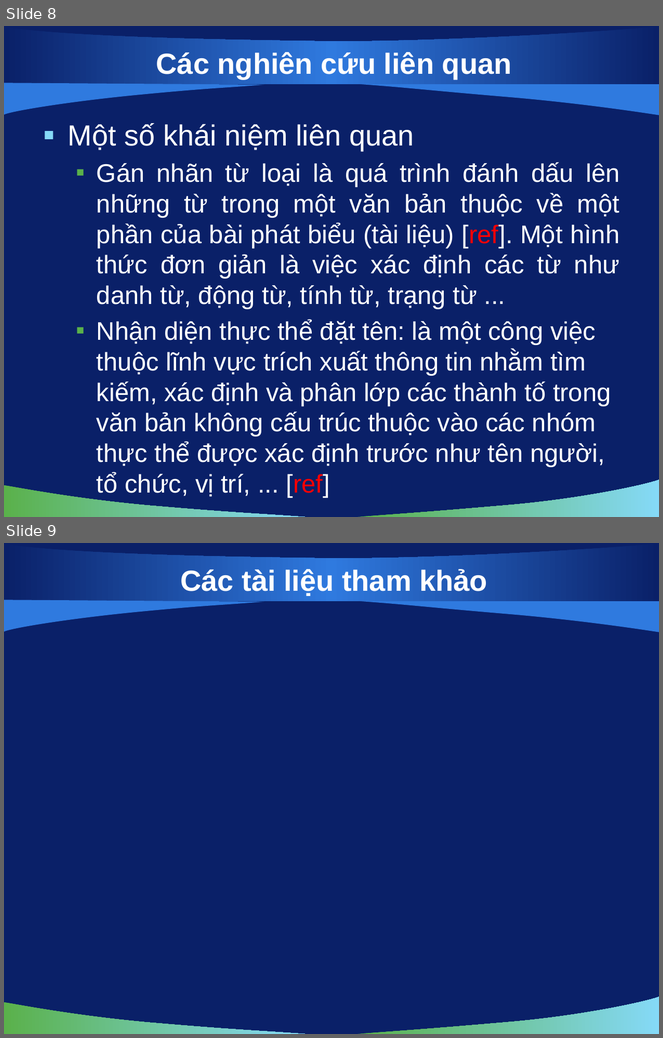
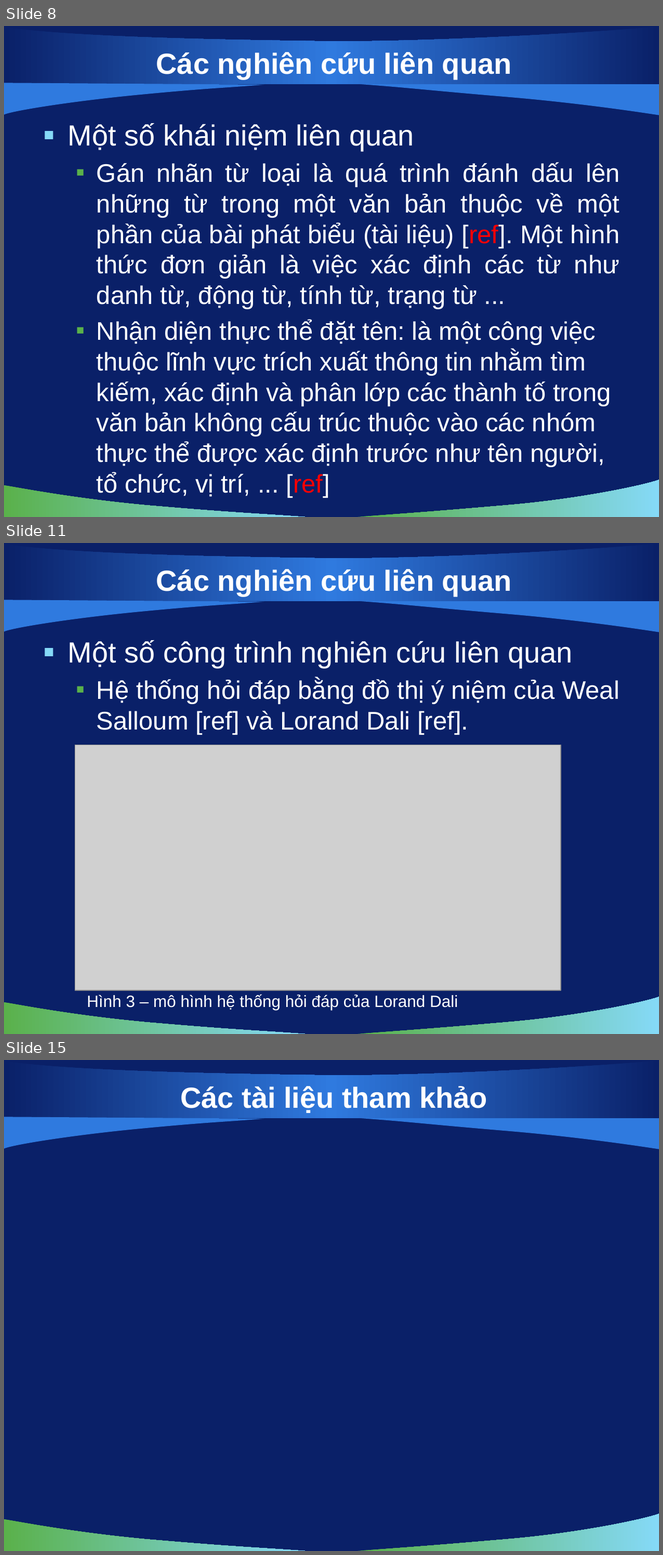
Before and after one commit to hungntit/filnalproject, a slide deck: De Cuong/bao cao luan van/slide 0.1.pptx. Shown one above the other, each under a label of ours: slides 8 and 9 before the commit, slides 8, 11 and 15 after it; the slides between them are not shown. The pictures are 663x1038 and 663x1555 pixels, drawn with LibreOffice and Linux fonts; fonts in the diff are those of the drawing; grey boxes stand for pictures; background and template pictures are left out. Boxes give left, top, right and bottom in pixels: in the first picture for what was removed or moved away, otherwise in the second. Text is boxed around its words. In the diff, an @@ line names an element or a change of style, - is before the commit and + after.

```diff
--- a/De Cuong/bao cao luan van/slide 0.1.pptx
+++ b/De Cuong/bao cao luan van/slide 0.1.pptx
@@ slide 11 added at (4,543,659,1034), background picture (left out); not listed: 5 template elements that a slide beside it also shows @@
@@ title added at (156,569,512,597), 32 pt, text #FFFFFF, bold @@
+Các nghiên cứu liên quan
@@ text added at (68,640,620,735), 28 pt, text #FFFFFF @@
+▪ Một số công trình nghiên cứu liên quan
+  ▪ Hệ thống hỏi đáp bằng đồ thị ý niệm của Weal Salloum [ref] và Lorand Dali [ref].
@@ picture added at (75,745,561,991) @@
@@ text added at (87,994,458,1010), 18 pt, text #FFFFFF @@
+Hình 3 – mô hình hệ thống hỏi đáp của Lorand Dali
@@ what was slide 9 is now slide 15 @@
```
Also in this commit, not shown: 1 slide changed, 5 other slides added, 1 other file.
